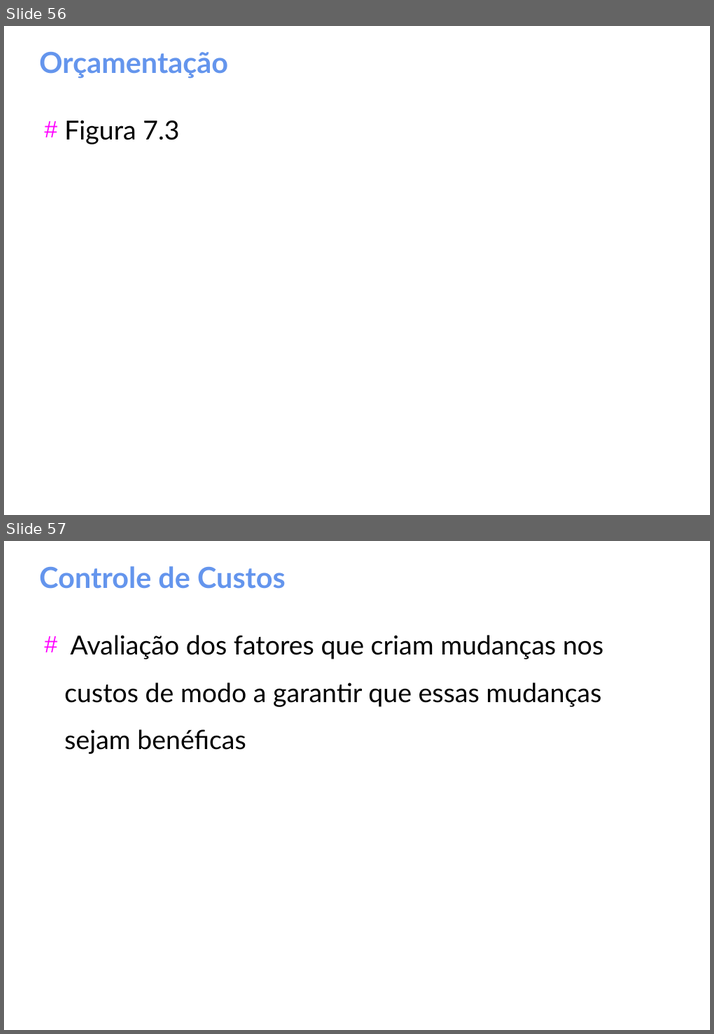
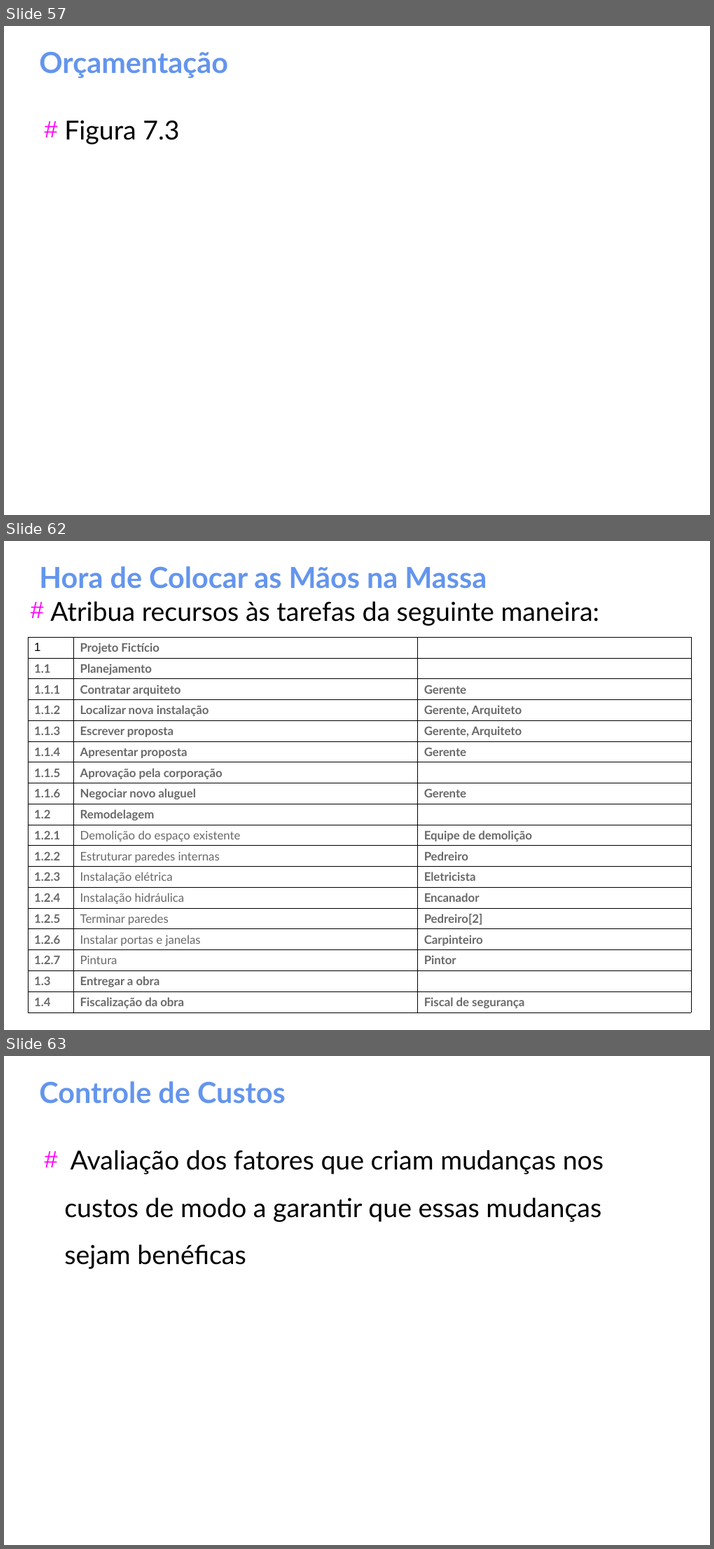
Before and after one commit to gomesluiz/gestao-de-projetos, a slide deck: aulas/project-aula-02.odp. Shown one above the other, each under a label of ours: slides 56 and 57 before the commit, slides 57, 62 and 63 after it; the slides between them are not shown. The pictures are 714x1034 and 714x1549 pixels, drawn with LibreOffice and Linux fonts; fonts in the diff are those of the drawing. Boxes give left, top, right and bottom in pixels: in the first picture for what was removed or moved away, otherwise in the second. Text is boxed around its words. In the diff, an @@ line names an element or a change of style, - is before the commit and + after.

```diff
--- a/aulas/project-aula-02.odp
+++ b/aulas/project-aula-02.odp
@@ slide 62 added at box(4, 541, 710, 1030), background #FFFFFF @@
@@ title added at box(39, 566, 486, 589), 32 pt, text #6495ED, bold @@
+Hora de Colocar as Mãos na Massa
@@ text added at box(50, 601, 600, 626), 29 pt, text #000000 @@
+# Atribua recursos às tarefas da seguinte maneira:
@@ table added at box(28, 638, 690, 1011), 18 rows, 3 columns @@
+1 | Projeto Fictício | 
+1.1 | Planejamento | 
+1.1.1 | Contratar arquiteto | Gerente
+1.1.2 | Localizar nova instalação | Gerente, Arquiteto
+1.1.3 | Escrever proposta | Gerente, Arquiteto
+1.1.4 | Apresentar proposta | Gerente
+1.1.5 | Aprovação pela corporação | 
+1.1.6 | Negociar novo aluguel | Gerente
+1.2 | Remodelagem | 
+1.2.1 | Demolição do espaço existente | Equipe de demolição
+1.2.2 | Estruturar paredes internas | Pedreiro
+1.2.3 | Instalação elétrica | Eletricista
+1.2.4 | Instalação hidráulica | Encanador
+1.2.5 | Terminar paredes | Pedreiro[2]
+1.2.6 | Instalar portas e janelas | Carpinteiro
+1.2.7 | Pintura | Pintor
+1.3 | Entregar a obra | 
+1.4 | Fiscalização da obra | Fiscal de segurança
@@ what was slide 56 is now slide 57 @@
@@ what was slide 57 is now slide 63 @@
```
Also in this commit, not shown: 5 slides changed, 15 other slides added.
